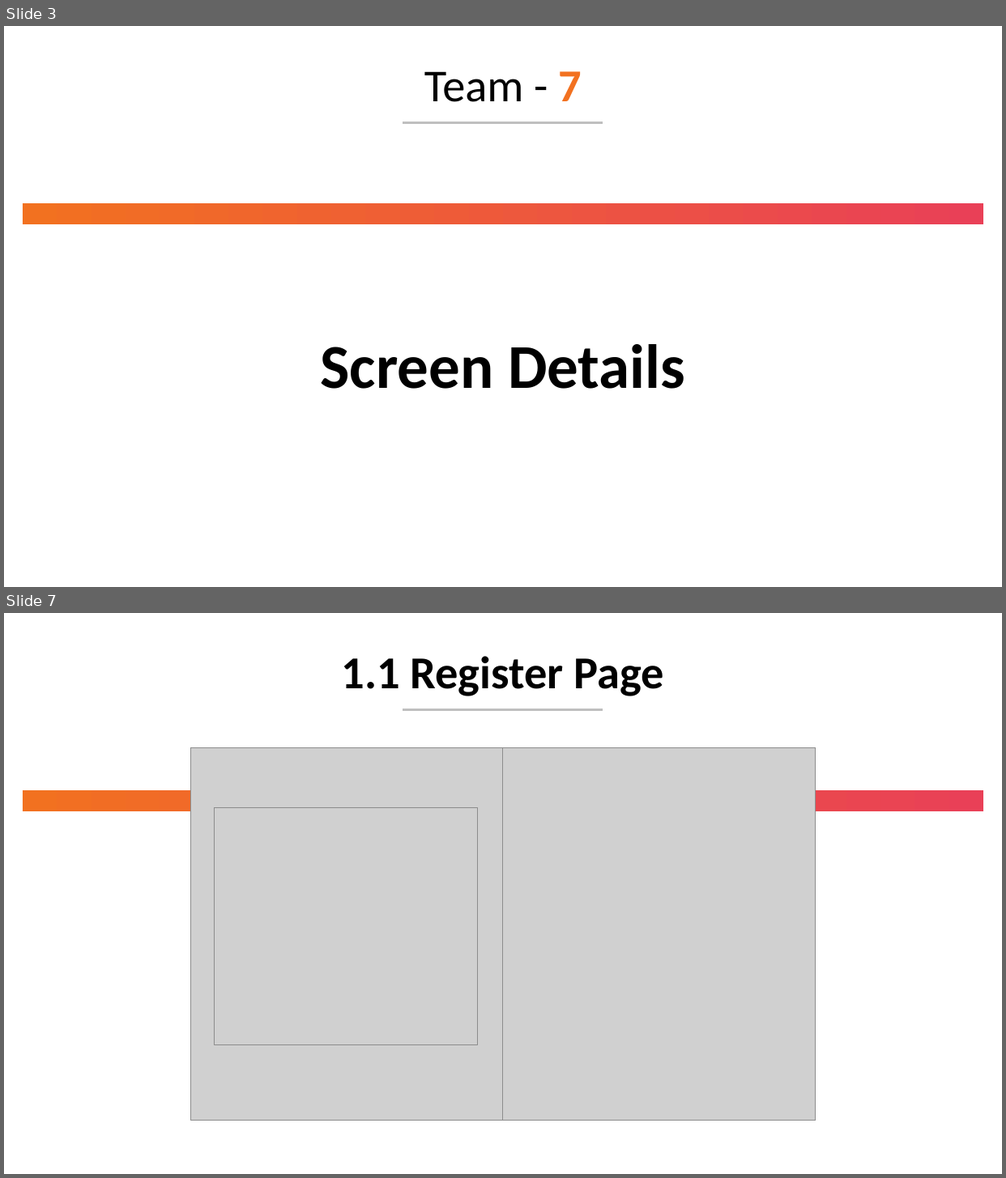
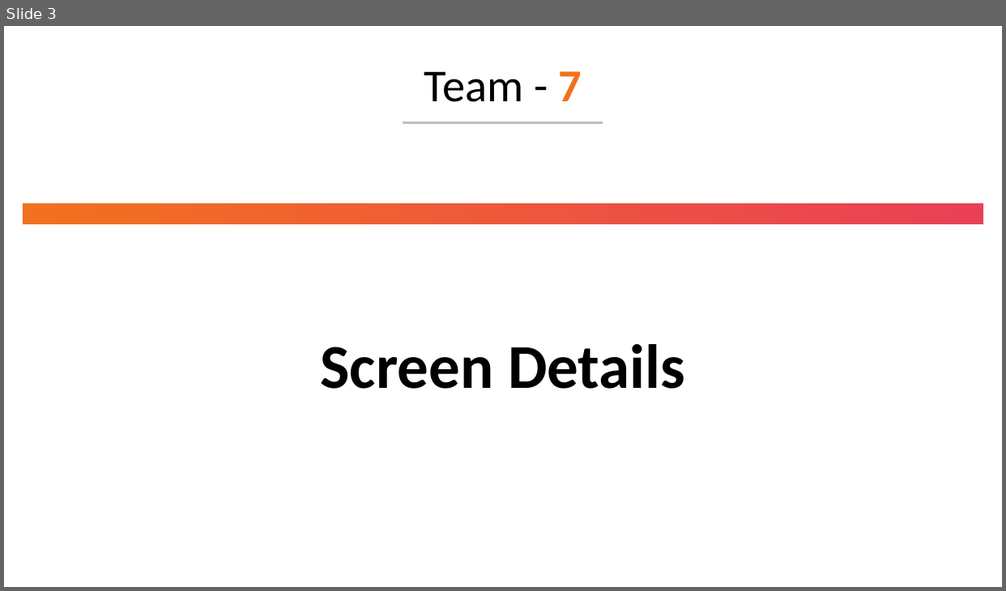
Before and after one commit to StarGaze870/ServiceChargeApp, a slide deck: docs/Team 7 - High Level Design.pptx. Shown one above the other, each under a label of ours: slides 3 and 7 before the commit, slide 3 after it; the slides between them are not shown. The pictures are 1006x1178 and 1006x591 pixels, drawn with LibreOffice and Linux fonts; fonts in the diff are those of the drawing; grey boxes stand for pictures. Boxes give left, top, right and bottom in pixels: in the first picture for what was removed or moved away, otherwise in the second. Text is boxed around its words. In the diff, an @@ line names an element or a change of style, - is before the commit and + after.

```diff
--- a/docs/Team 7 - High Level Design.pptx
+++ b/docs/Team 7 - High Level Design.pptx
@@ slide 7 removed at box(4, 613, 1002, 1174), background #FFFFFF; not listed: 2 template elements that a slide beside it also shows @@
@@ text removed at box(341, 656, 664, 696) @@
-1.1 Register Page
@@ picture removed at box(190, 747, 816, 1120) @@
@@ picture removed at box(503, 747, 816, 1120) @@
@@ picture removed at box(215, 807, 477, 1045) @@
```
Also in this commit, not shown: 9 slides changed, 12 slides added, 3 other slides removed.
